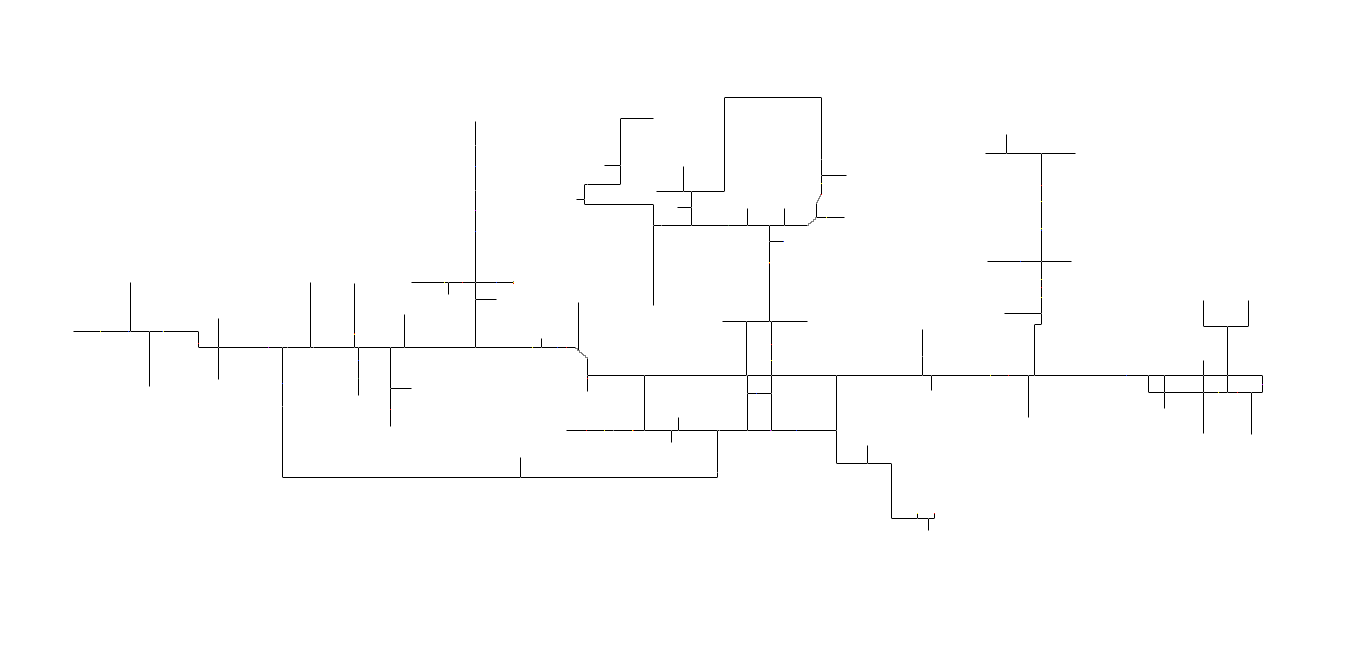
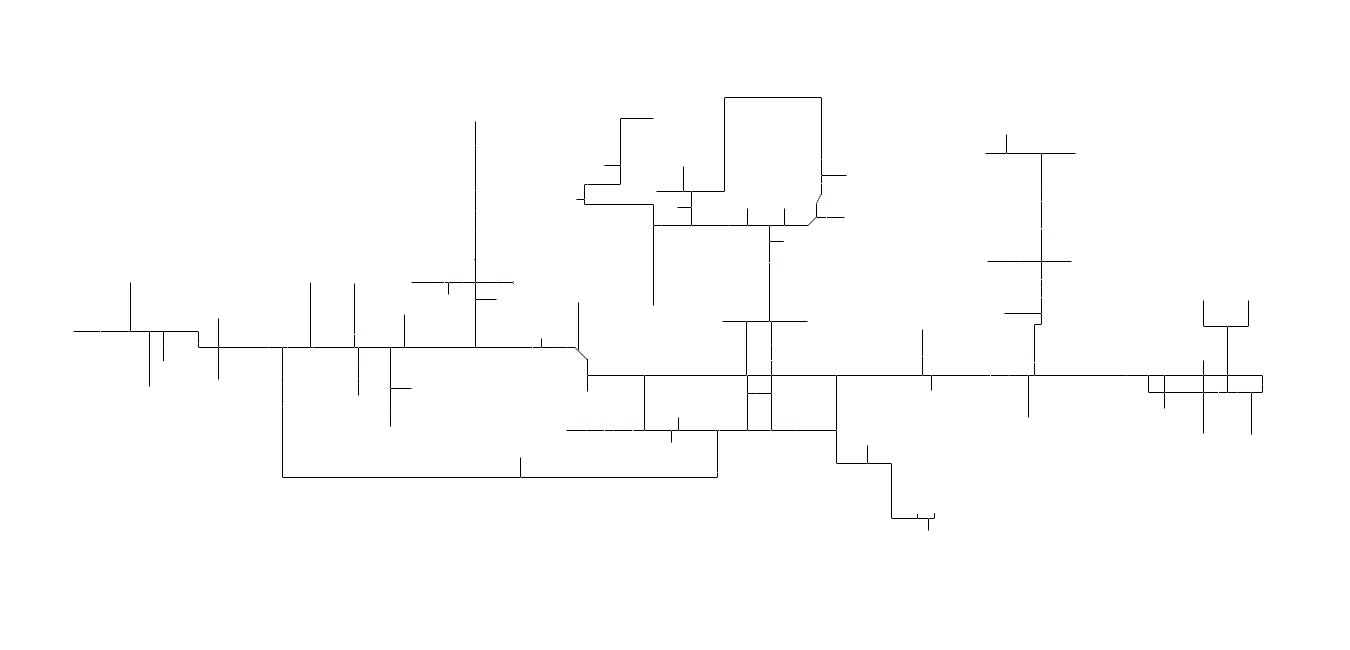
Two versions of the same layered image (1350 x 650). Layer-by-layer changes:
painted on "Layer" over [162,183,1219,514]
